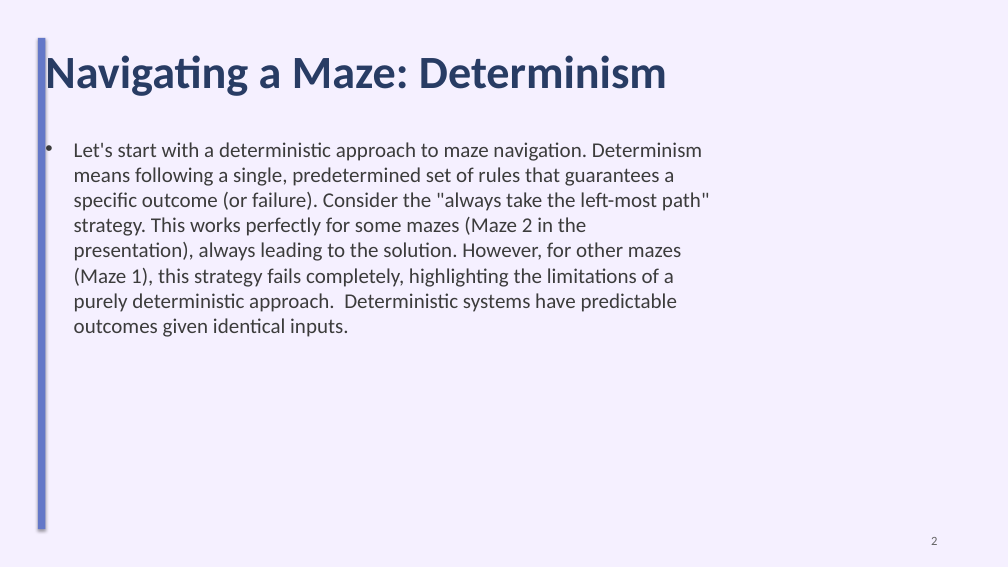
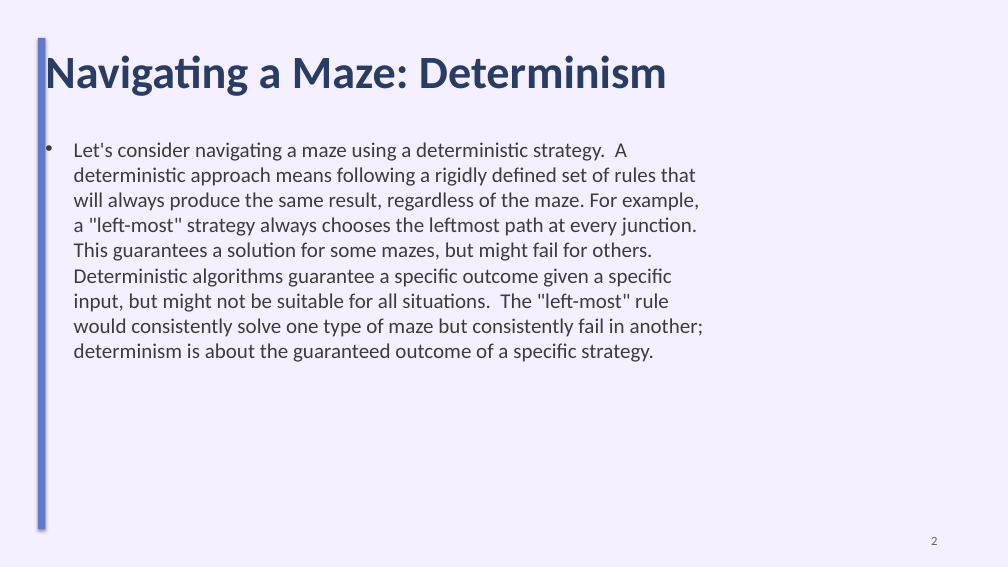
Before and after one commit to sanskarsri26/pdf-to-lecture, a slide deck: slide 2 of Styled_Slides.pptx. Drawn at 1008x567 pixels with LibreOffice and Linux fonts; fonts in the diff are those of the drawing. Boxes give left, top, right and bottom in pixels: in the first picture for what was removed or moved away, otherwise in the second. Text is boxed around its words. In the diff, an @@ line names an element or a change of style, - is before the commit and + after.

Commit message:
file input output name change

```diff
--- a/Styled_Slides.pptx
+++ b/Styled_Slides.pptx
@@ text at [74,142,704,362]: text changed @@
-• Let's start with a deterministic approach to maze navigation. Determinism means following a single, predetermined set of rules that guarantees a specific outcome (or failure). Consider the "always take the left-most path" strategy. This works perfectly for some mazes (Maze 2 in the presentation), always leading to the solution. However, for other mazes (Maze 1), this strategy fails completely, highlighting the limitations of a purely deterministic approach. Deterministic systems have predictable outcomes given identical inputs.
+• Let's consider navigating a maze using a deterministic strategy. A deterministic approach means following a rigidly defined set of rules that will always produce the same result, regardless of the maze. For example, a "left-most" strategy always chooses the leftmost path at every junction. This guarantees a solution for some mazes, but might fail for others. Deterministic algorithms guarantee a specific outcome given a specific input, but might not be suitable for all situations. The "left-most" rule would consistently solve one type of maze but consistently fail in another; determinism is about the guaranteed outcome of a specific strategy.
```
Also in this commit, not shown: 8 other slides changed, 4 other files.
